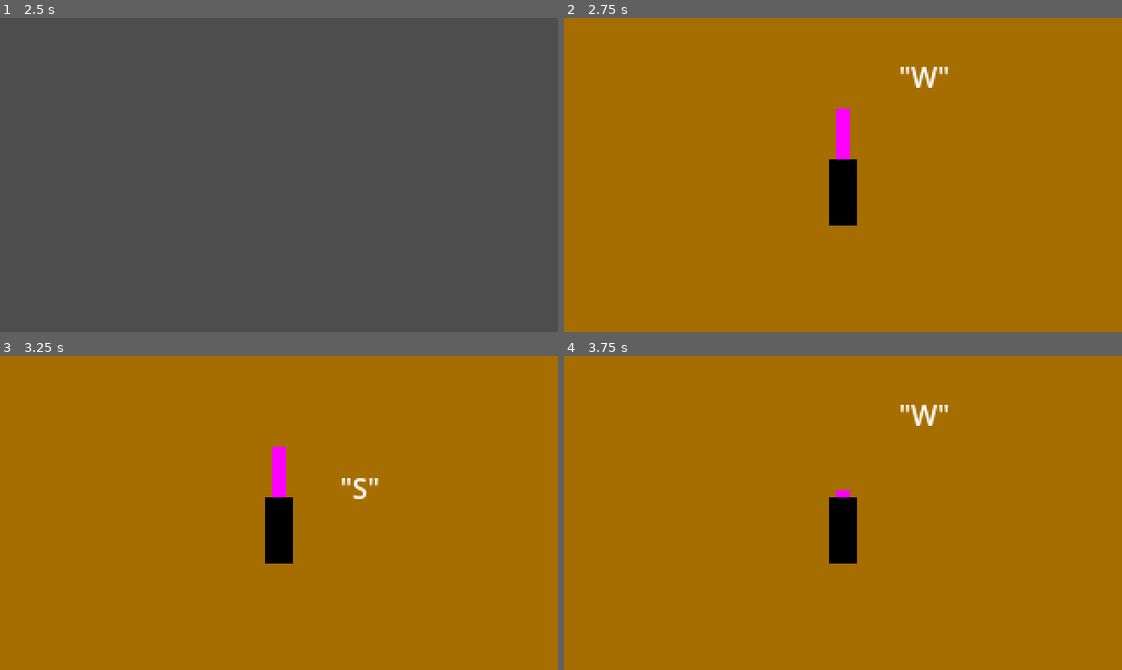
Above: before the commit, frames 1-4 (two rows, left to right).
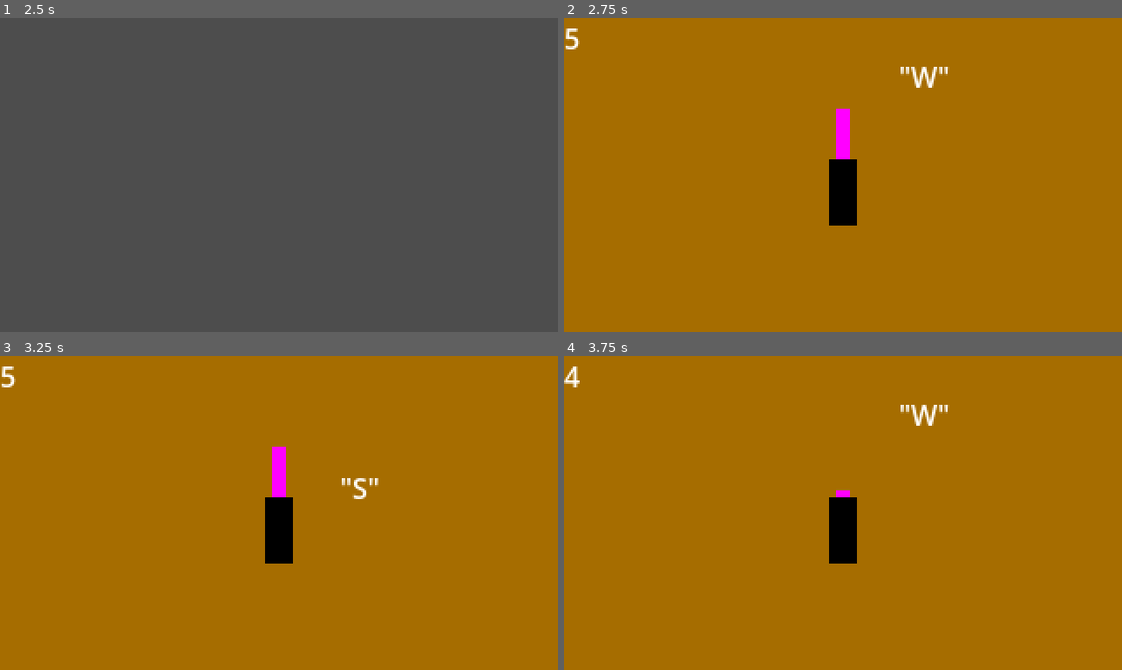
Above: after the commit, the same moments.

Repository: emmetl913/GMTK2024
Game: Godot game, scene res://menus/MainMenu.tscn
Same seed, same stepped clock (60 frames per second), same inputs: the game is played once before the commit and once after it. The engine's default icon, where the game draws it, is replaced by a stand-in: a white triangle on a blue panel in a dark square.
Inputs (mouse positions are in pixels of both pictures, inside the frame that each line leads up to):
- Up to frame 1 (2.5 s): click "Start" at 0.5 s; tap Enter at 1.25 s; move the mouse to (401, 159) at 1.27 s; hold S (S) 1.28-2.03 s; tap W (W) at 1.55, 2.1 s; tap Space at 2 s; move the mouse to (167, 190) at 2.02 s; tap S (S) at 2.3 s
- Up to frame 2 (2.75 s): no input
- Up to frame 3 (3.25 s): move the mouse to (334, 443) at 2.77 s; press the mouse at (334, 443) at 2.78 s; tap W (W) at 3.05 s
- Up to frame 4 (3.75 s): tap Enter at 3.5 s; move the mouse to (815, 575) at 3.52 s; release the mouse at (815, 575) at 3.53 s; tap S (S) at 3.6 s

Frame 1 is identical in both runs. In frame 2, 0.1% of the frame differs, in the area x 0-3%, y 3-10%; in frame 3, 0.1%; in frame 4, 0.1%.

Commit message:
Timer functionality

Diff:
--- a/games/ChoppingGame/ChoppingGame.gd
+++ b/games/ChoppingGame/ChoppingGame.gd
@@ -8,6 +8,9 @@
 @onready var fruit := $Fruit
 
 func _ready():
+	#Setup timers
+	timers = [5, 4, 3, 2]
+
 	knife.speed = knife_speed
 	$Fruit/CollisionShape2D.shape.size.x = sweetspot_size
 
--- a/games/ChurningGame/ChurningGame.gd
+++ b/games/ChurningGame/ChurningGame.gd
@@ -5,6 +5,9 @@
 @export var win_churns : int
 # Called when the node enters the scene tree for the first time.
 func _ready():
+	#Setup timers
+	timers = [5, 4, 3, 2]
+
 	setup()
 
 func _input(event):
--- a/games/PickingGame/PickingGame.gd
+++ b/games/PickingGame/PickingGame.gd
@@ -3,6 +3,9 @@
 
 # Called when the node enters the scene tree for the first time.
 func _ready():
+	#Setup timers
+	timers = [5, 4, 3, 2]
+
 	pass # Replace with function body.
 
 # Called every frame. 'delta' is the elapsed time since the previous frame.
--- a/games/base_game.gd
+++ b/games/base_game.gd
@@ -4,9 +4,19 @@
 
 var parent
 
+#var timers should be set in each child class
+#var timers will be the timer on the clock for each game phase
+var timers : Array[int]
+
 func set_parent(par : Node2D):
 	parent = par
+
 func onWin():
 	parent.winGame()
+
 func onLose():
 	parent.loseGame()
+
+#Returns the value the timer should be set to for the current game phase
+func getTimer(game_phase : int):
+	return timers[game_phase]
--- a/worlds/MicroGamePlayer.gd
+++ b/worlds/MicroGamePlayer.gd
@@ -6,15 +6,23 @@
 var game_inst
 @export var gameScenes : Array[Resource] = []
 
+#Starts at 1, increases after each round of micro games.
+#Used to tell game scenes which sprites to draw and what difficulty to select
+@export var game_phase : int
+
 # Called when the node enters the scene tree for the first time.
 func _ready():
 	loadScenes()
+	$TimerGraphic/Label.visible = false
 
 	#testing
 
 # Called every frame. 'delta' is the elapsed time since the previous frame.
 func _process(delta):
-	pass
+	updateTimer()
+
+func updateTimer():
+	$TimerGraphic/Label.text = "%d" % ($GameTimer.time_left + 1)
 
 func loadScenes():
 	gameScenes.append(preload("res://games/ChoppingGame/ChoppingGame.tscn"))
@@ -26,11 +34,18 @@
 	game_inst.set_parent(self)
 	add_child(game_inst, true)
 
+	#Start game timer
+	$TimerGraphic/Label.visible = true
+	$GameTimer.wait_time = game_inst.getTimer(game_phase)
+	$GameTimer.start()
+
 func winGame():
 	print("Win game in parent")
 	game_inst.queue_free()
 	total_wins += 1
 	$InbetweenTimer.start()
+
+	$TimerGraphic/Label.visible = false
 
 func loseGame():
 	print("Lose game in parent")
@@ -38,9 +53,12 @@
 	total_losses += 1
 	$InbetweenTimer.start()
 
+	$TimerGraphic/Label.visible = false
+
 
 func _on_game_timer_timeout():
-	pass
+	print("game timer timeout")
+	loseGame()
 
 func _on_inbetween_timer_timeout():
 	startGame(randi_range(0, gameScenes.size()-1))
--- a/worlds/MicroGamePlayer.tscn
+++ b/worlds/MicroGamePlayer.tscn
@@ -8,12 +8,20 @@
 [node name="GameTimer" type="Timer" parent="."]
 wait_time = 2.0
 one_shot = true
-autostart = true
 
 [node name="InbetweenTimer" type="Timer" parent="."]
 wait_time = 2.0
 one_shot = true
 autostart = true
 
+[node name="TimerGraphic" type="Node2D" parent="."]
+z_index = 10
+
+[node name="Sprite2D" type="Sprite2D" parent="TimerGraphic"]
+
+[node name="Label" type="Label" parent="TimerGraphic"]
+offset_right = 40.0
+offset_bottom = 23.0
+
 [connection signal="timeout" from="GameTimer" to="." method="_on_game_timer_timeout"]
 [connection signal="timeout" from="InbetweenTimer" to="." method="_on_inbetween_timer_timeout"]
